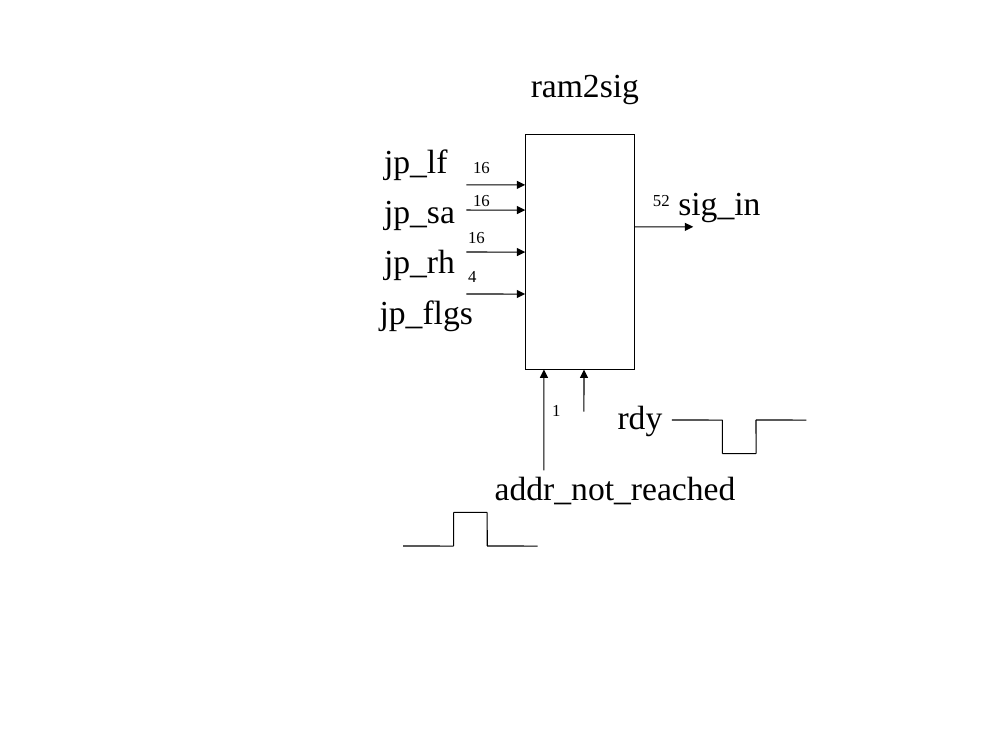
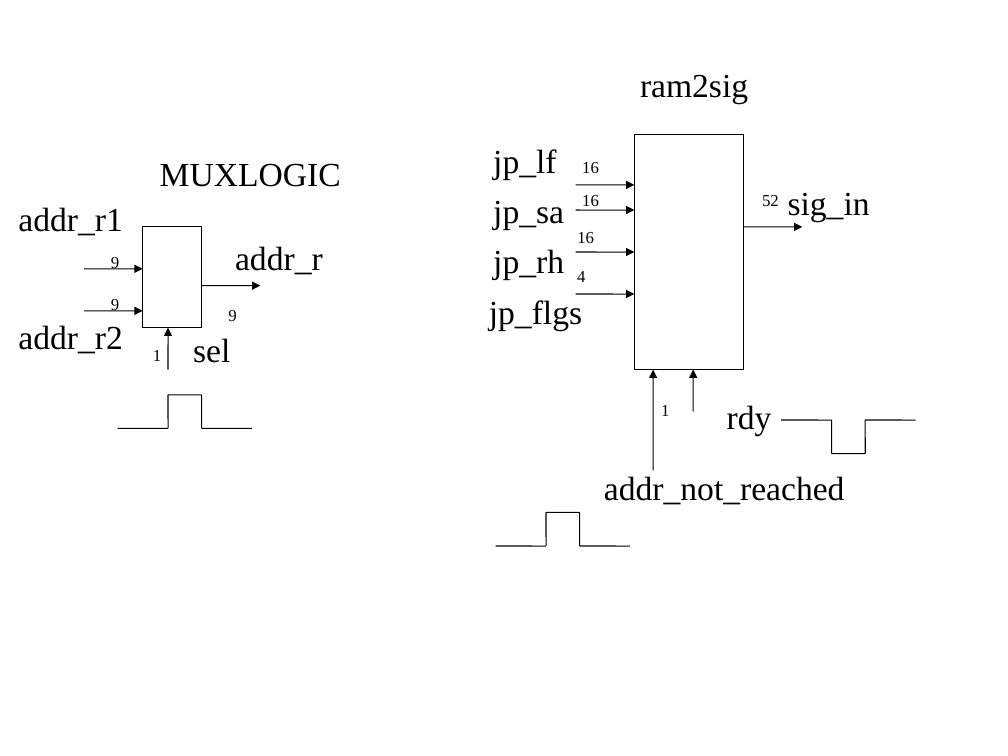
Before and after one commit to develone/jpeg-2000-test, a slide deck: slide 4 of jpeg2k/delay_mux.ppt (slide 3 before the commit). Drawn at 1008x756 pixels with LibreOffice and Linux fonts; fonts in the diff are those of the drawing. Boxes give left, top, right and bottom in pixels: in the first picture for what was removed or moved away, otherwise in the second. Text is boxed around its words. In the diff, an @@ line names an element or a change of style, - is before the commit and + after.

Commit message:
reading 256 samples which is an image 16 x 16 modified the powerpoint to reflect mux with 9 bit addr.

```diff
--- a/jpeg2k/delay_mux.ppt
+++ b/jpeg2k/delay_mux.ppt
@@ text added at box(160, 163, 341, 187), 24 pt, text #000000 @@
+MUXLOGIC
@@ text added at box(18, 207, 123, 236), 24 pt, text #000000 @@
+addr_r1
@@ rectangle added at box(143, 227, 202, 328), outline #000000 0.74 pt @@
@@ arrow moved from (634, 227) - (694, 227) to (576, 210) - (634, 210) @@
@@ arrow moved from (467, 210) - (525, 210) to (744, 227) - (802, 227) @@
@@ arrow added from (84, 269) to (143, 269), #000000 0.74 pt @@
@@ text added at box(111, 257, 119, 270), 12 pt, text #000000 @@
+9
@@ text added at box(235, 246, 323, 275), 24 pt, text #000000 @@
+addr_r
@@ text added at box(111, 299, 119, 312), 12 pt, text #000000 @@
+9
@@ arrow added from (202, 285) to (260, 285), #000000 0.74 pt @@
@@ text added at box(18, 325, 123, 354), 24 pt, text #000000 @@
+addr_r2
@@ arrow added from (84, 310) to (143, 310), #000000 0.74 pt @@
@@ arrow added from (168, 370) to (168, 328), #000000 0.74 pt @@
@@ text added at box(228, 310, 236, 321), 12 pt, text #000000 @@
+9
@@ text added at box(153, 350, 161, 361), 12 pt, text #000000 @@
+1
@@ text added at box(193, 338, 230, 363), 24 pt, text #000000 @@
+sel
@@ 14 texts, 5 arrows, 1 rectangle, 1 line: place and size @@
-14 texts, 5 arrows, 1 rectangle, 1 line at box(380, 74, 760, 505)
+14 texts, 5 arrows, 1 rectangle, 1 line at box(489, 74, 870, 505)
@@ line added from (168, 395) to (168, 428), #000000 0.74 pt @@
@@ line added from (168, 395) to (202, 395), #000000 0.74 pt @@
@@ line added from (202, 395) to (202, 428), #000000 0.74 pt @@
@@ line added from (118, 428) to (168, 428), #000000 0.74 pt @@
@@ line added from (202, 428) to (252, 428), #000000 0.74 pt @@
@@ line moved from (756, 420) - (806, 420) to (781, 420) - (832, 420) @@
@@ line moved from (756, 420) - (756, 454) to (832, 420) - (832, 454) @@
@@ line moved from (723, 420) - (723, 454) to (865, 420) - (865, 454) @@
@@ line moved from (672, 420) - (723, 420) to (865, 420) - (915, 420) @@
@@ line moved from (487, 512) - (487, 546) to (546, 512) - (546, 546) @@
@@ line moved from (454, 512) - (487, 512) to (546, 512) - (580, 512) @@
@@ line moved from (454, 512) - (454, 546) to (580, 512) - (580, 546) @@
@@ line moved from (487, 546) - (537, 546) to (496, 546) - (546, 546) @@
@@ line moved from (403, 546) - (454, 546) to (580, 546) - (630, 546) @@
```
Also in this commit, not shown: 2 other slides changed, 2 slides added, 1 slide removed, 3 other files.
